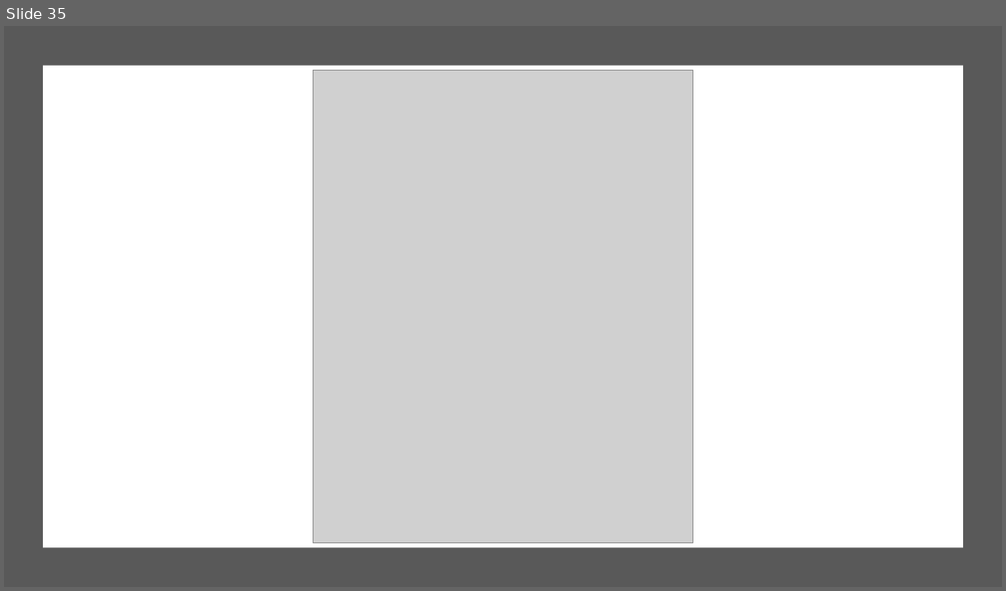
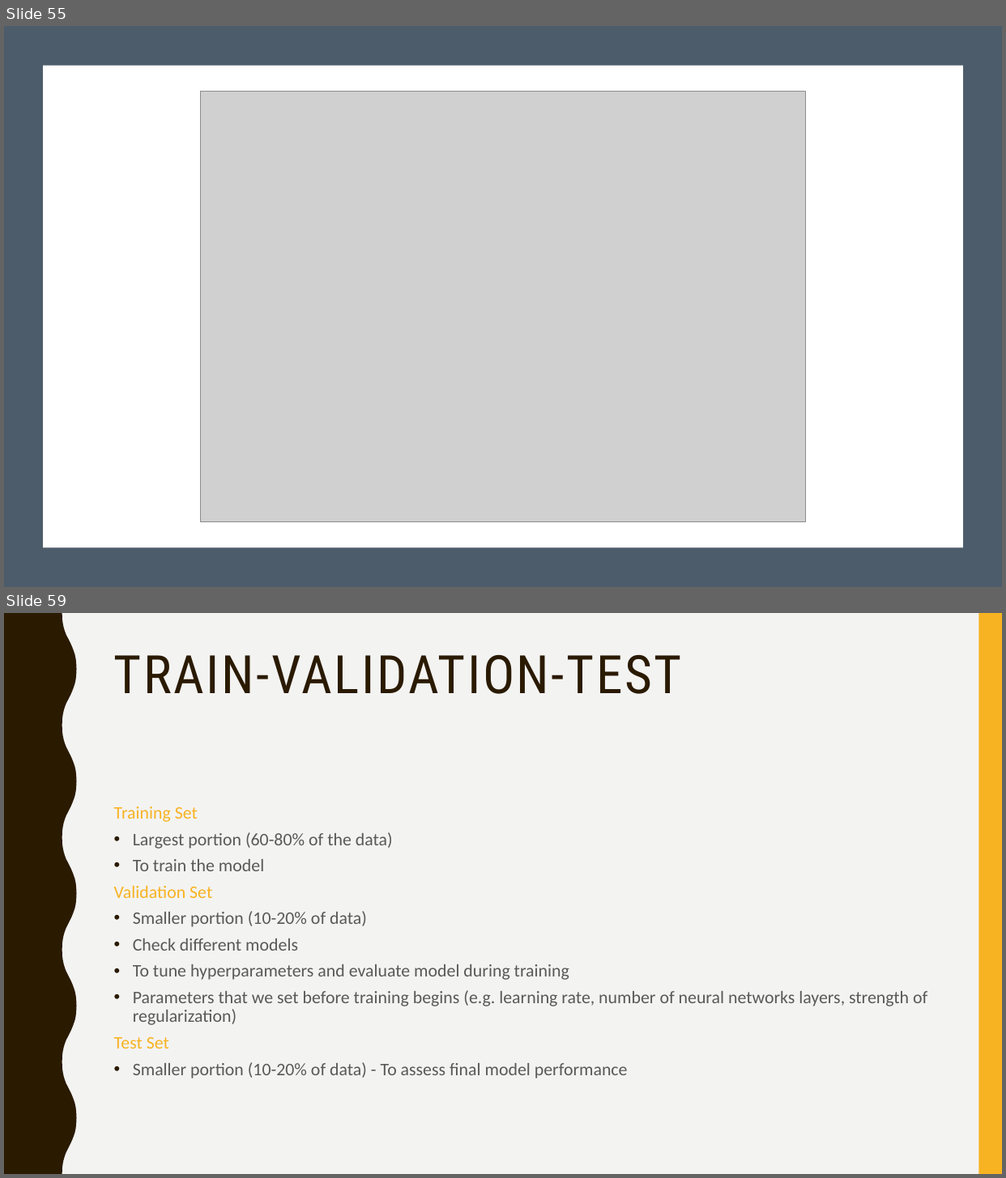
Before and after one commit to svallejovera/cta_updated, a slide deck: slides/7 A Primer on Supervised Learning.pptx. Shown one above the other, each under a label of ours: slide 35 before the commit, slides 55 and 59 after it; the slides between them are not shown. The pictures are 1006x591 and 1006x1178 pixels, drawn with LibreOffice and Linux fonts; fonts in the diff are those of the drawing; grey boxes stand for pictures. Boxes give left, top, right and bottom in pixels: in the first picture for what was removed or moved away, otherwise in the second. Text is boxed around its words. In the diff, an @@ line names an element or a change of style, - is before the commit and + after.

```diff
--- a/slides/7 A Primer on Supervised Learning.pptx
+++ b/slides/7 A Primer on Supervised Learning.pptx
@@ slide 59 added at [4,613,1002,1174], background #F3F3F2; not listed: 2 template elements that a slide beside it also shows @@
@@ title added at [114,655,682,694], 51 pt, text #2A1A00 @@
+TRAIN-VALIDATION-TEST
@@ text added at [114,807,927,1079], 17 pt, text #595959 @@
+Training Set
+• Largest portion (60-80% of the data)
+• To train the model
+Validation Set
+• Smaller portion (10-20% of data)
+• Check different models
+• To tune hyperparameters and evaluate model during training
+• Parameters that we set before training begins (e.g. learning rate, number of neural networks layers, strength of regularization)
+Test Set
+• Smaller portion (10-20% of data) - To assess final model performance
@@ what was slide 35 is now slide 55 @@
@@ slide 55 changed as well @@
@@ rectangle at [4,26,1002,587]: fill #595959 to #4C5C6A @@
@@ picture: place and size @@
-picture at [313,71,692,544]
+picture at [201,91,806,523]
```
Also in this commit, not shown: 7 other slides changed, 35 other slides added, 19 slides removed, 34 other files.
